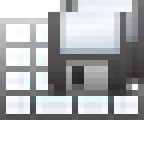
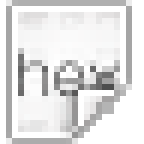
Layer changes from the first 144×144 image to the second:
added layer "Pasted Layer #27" above "Pasted Layer #26" over <box>6,0,132,144</box>
hid "Pasted Layer #22" over <box>48,0,144,96</box>
hid "edit-table-cell-split.png" over <box>0,18,144,120</box>
